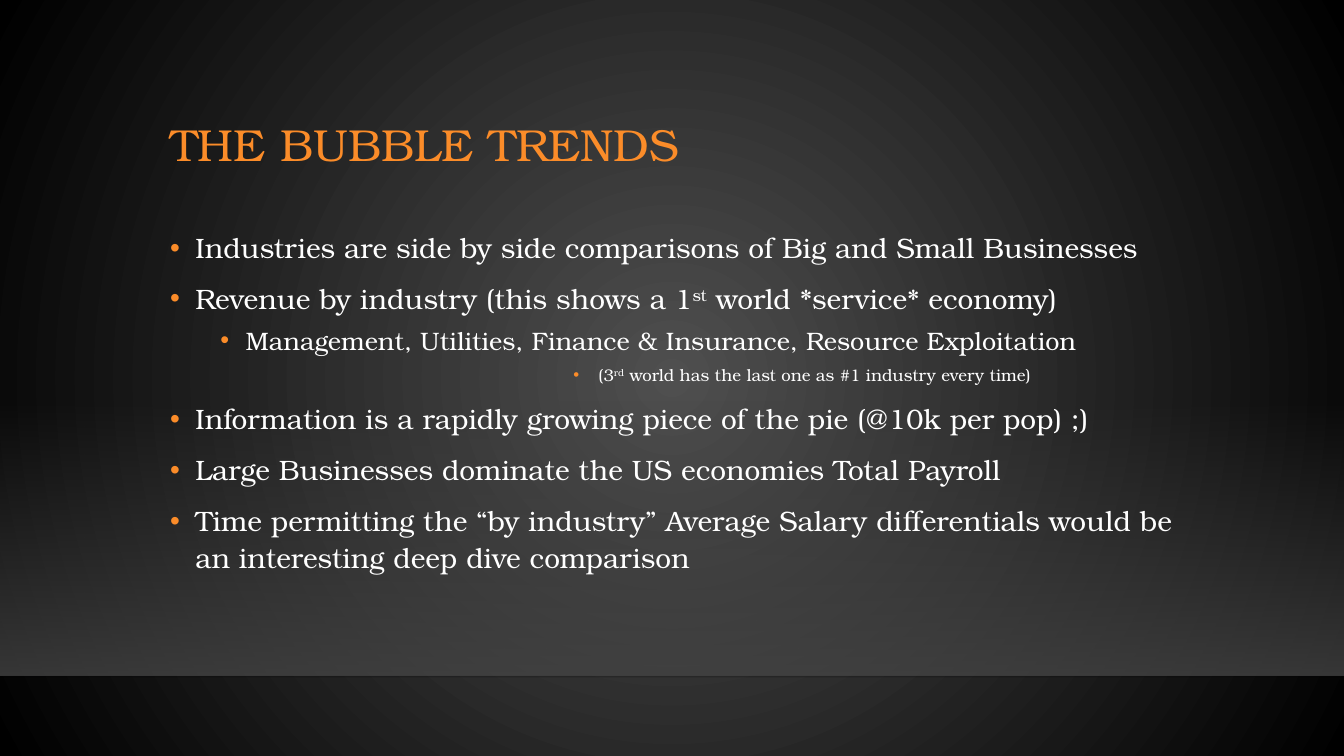
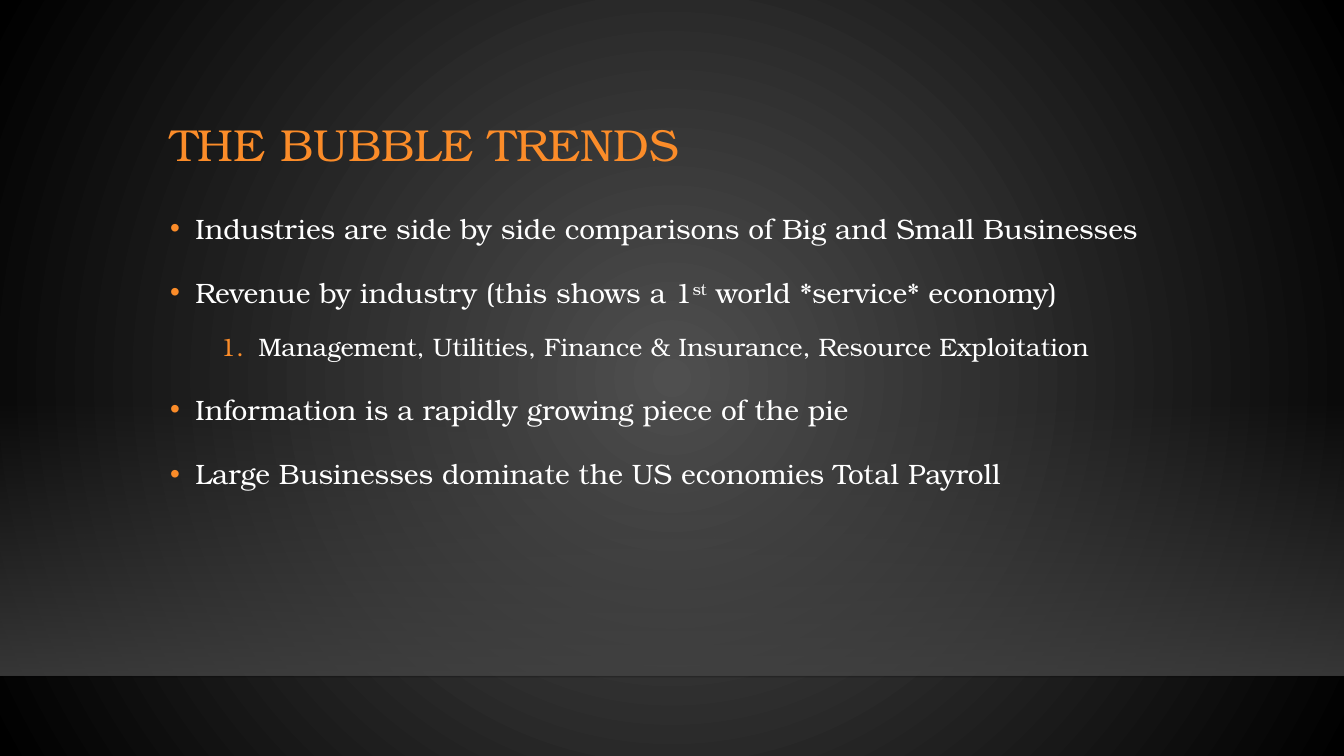
Before and after one commit to jobongie/group10_project2, a slide deck: slide 12 of Project_2_Group_10.pptx. Drawn at 1344x756 pixels with LibreOffice and Linux fonts; fonts in the diff are those of the drawing; background and template pictures are left out. Boxes give left, top, right and bottom in pixels: in the first picture for what was removed or moved away, otherwise in the second. Text is boxed around its words. In the diff, an @@ line names an element or a change of style, - is before the commit and + after.

```diff
--- a/Project_2_Group_10.pptx
+++ b/Project_2_Group_10.pptx
@@ text "Industries are side by side ...": place and size @@
-text "Industries are side by side ..." at [195,237,1172,575]
+text "Industries are side by side ..." at [195,218,1137,491]
@@ text at [195,218,1137,491]: line spacing 1.1 to 1.5; bullet • to 1. @@
@@ text at [195,399,848,426]: text changed @@
-                • (3rd world has the last one as #1 industry every time)
-• Information is a rapidly growing piece of the pie (@10k per pop) ;)
+• Information is a rapidly growing piece of the pie
@@ text at [195,510,1172,575]: paragraph removed @@
-• Time permitting the “by industry” Average Salary differentials would be an interesting deep dive comparison
```
Also in this commit, not shown: 2 other slides changed, 1 slide removed.
